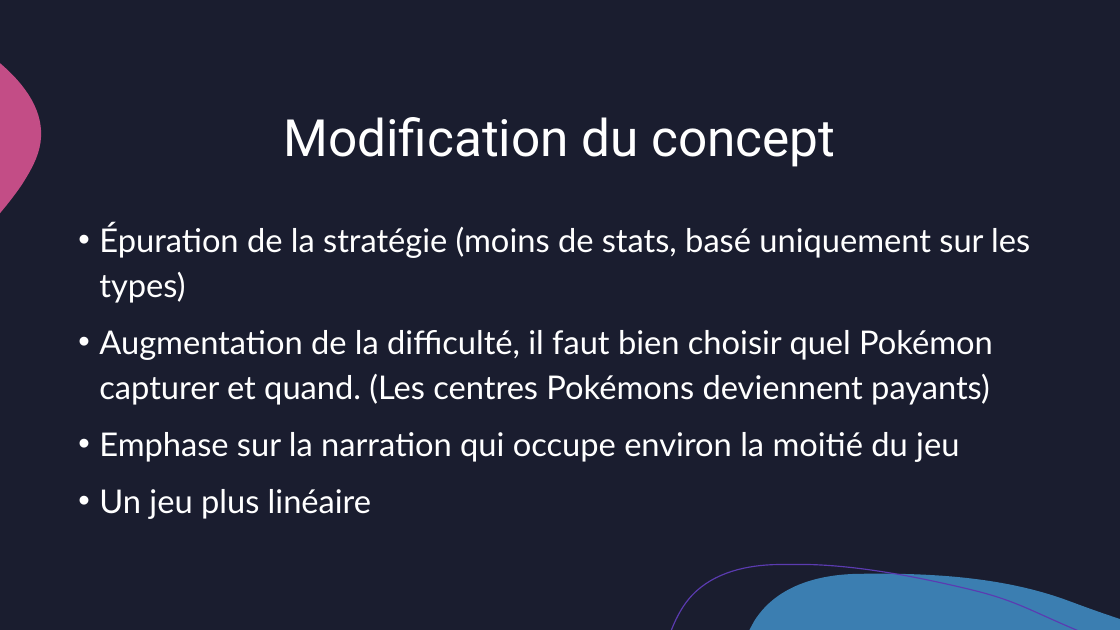
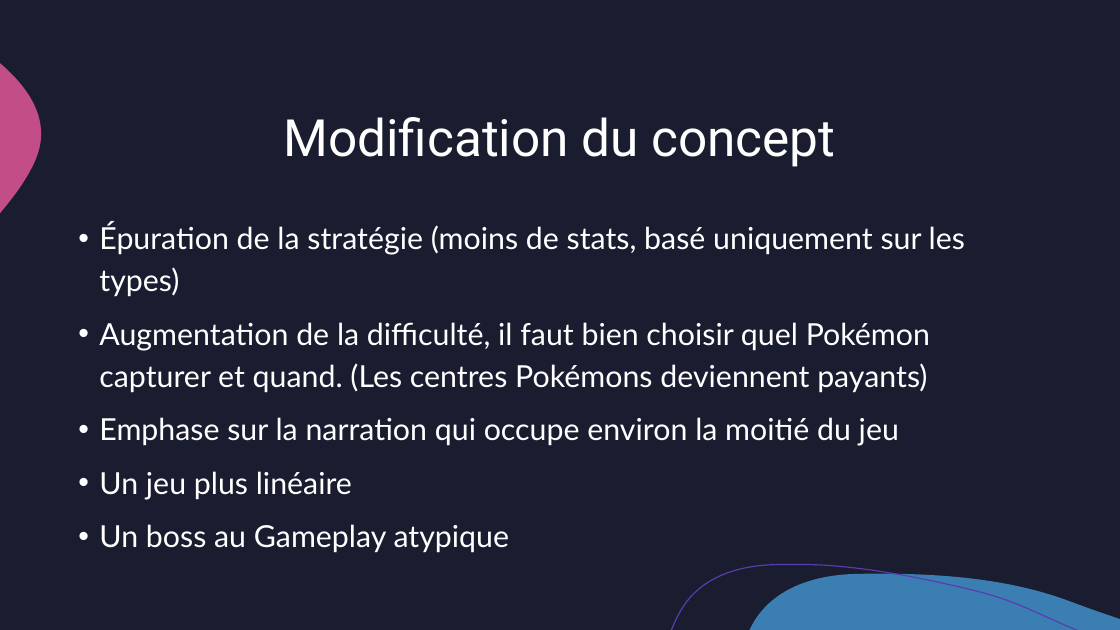
Before and after one commit to Xale0/BEECKMANS-VANELSLANDER, a slide deck: slide 5 of BEECKMANS-VANESLANDER/Présentation/Demake Pokémon.odp. Drawn at 1120x630 pixels with LibreOffice and Linux fonts; fonts in the diff are those of the drawing. Boxes give left, top, right and bottom in pixels: in the first picture for what was removed or moved away, otherwise in the second. Text is boxed around its words. In the diff, an @@ line names an element or a change of style, - is before the commit and + after.

```diff
--- a/BEECKMANS-VANESLANDER/Présentation/Demake Pokémon.odp
+++ b/BEECKMANS-VANESLANDER/Présentation/Demake Pokémon.odp
@@ text at <box>99,223,965,499</box>: size 28 to 26 pt @@
@@ text at <box>99,524,510,553</box>: paragraph added @@
+• Un boss au Gameplay atypique
```
Also in this commit, not shown: 1 slide added.
